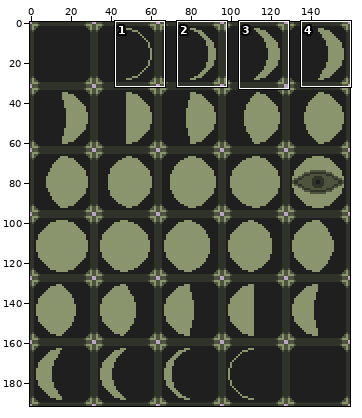
Two versions of one pixel-art file, Assets/Resources/Sprite/Moon.aseprite. Above: a wide view before the commit, with the close-up outlined.
Close-up. Earlier state:
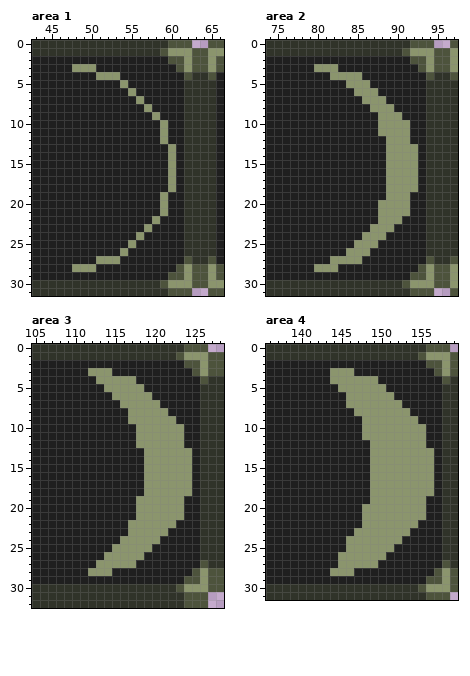
160x192 pixels, 1 frame. Shown: area 1: x 43..66, y 0..31; area 2: x 74..97, y 0..31; area 3: x 105..128, y 0..32; area 4: x 136..159, y 0..31. The commit also changed other parts of the picture, which this record leaves out.
Once edited:
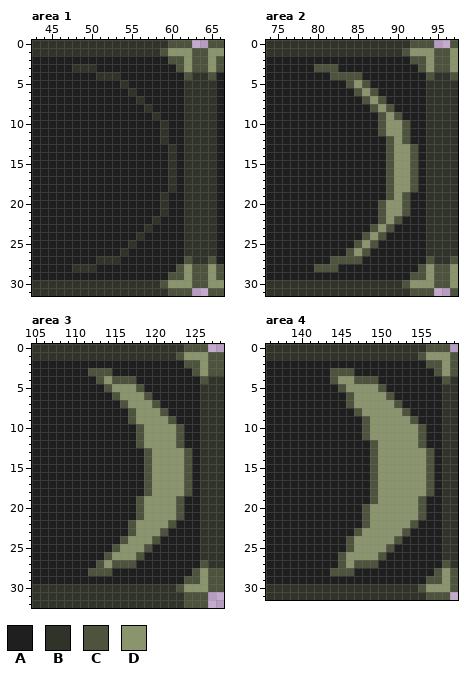
Palette (. is transparent): A #1f1f1f  B #303329  C #4d533c  D #8b956d
From old to new:
Changed rows in their new state; - is an unchanged pixel.
Area 1, layer "Layer 1":
first column x 48:
 3 BBB----------
 4 ---BBB-------
 5 ------B------
 6 -------B-----
 7 --------B----
 8 ---------B---
 9 ----------B--
10 -----------B-
11 -----------B-
12 -----------B-
13 ------------B
14 ------------B
15 ------------B
16 ------------B
17 ------------B
18 ------------B
19 -----------B-
20 -----------B-
21 -----------B-
22 ----------B--
23 ---------B---
24 --------B----
25 -------B-----
26 ------B------
27 ---BBB-------
28 BBB----------
Area 2, layer "Layer 1":
first column x 80:
 3 CCC----------
 4 --CCCC-------
 5 ----C-C------
 6 -----C-C-----
 7 ------C-C----
 8 -------C-C---
 9 --------C-C--
10 --------C--C-
11 --------C--C-
12 ---------C-C-
13 ---------C--C
14 ---------C--C
15 ---------C--C
16 ---------C--C
17 ---------C--C
18 ---------C--C
19 ---------C-C-
20 --------C--C-
21 --------C--C-
22 --------C-C--
23 -------C-C---
24 ------C-C----
25 -----C-C-----
26 ----C-C------
27 --CCCC-------
28 CCC----------
Area 3, layer "Layer 1":
first column x 112:
 3 CCC----------
 4 -C-CCC-------
 5 --C---C------
 6 ---C---C-----
 7 ----C---C----
 8 -----C---C---
 9 -----C----C--
10 ------C----C-
11 ------C----C-
12 ------C----C-
13 -------C----C
14 -------C----C
15 -------C----C
16 -------C----C
17 -------C----C
18 -------C----C
19 ------C----C-
20 ------C----C-
21 ------C----C-
22 -----C----C--
23 -----C---C---
24 ----C---C----
25 ---C---C-----
26 --C---C------
27 -C-CCC-------
28 CCC----------
Area 4, layer "Layer 1":
first column x 144:
 3 CCC----------
 4 C--CCC-------
 5 -C----C------
 6 --C----C-----
 7 --C-----C----
 8 ---C-----C---
 9 ----C-----C--
10 ----C------C-
11 ----C------C-
12 -----C-----C-
13 -----C------C
14 -----C------C
15 -----C------C
16 -----C------C
17 -----C------C
18 -----C------C
19 -----C-----C-
20 ----C------C-
21 ----C------C-
22 ----C-----C--
23 ---C-----C---
24 --C-----C----
25 --C----C-----
26 -C----C------
27 -C-CCC-------
28 CCC----------
Where, in picture pixels (left, top, right, bottom), the same in both close-ups:
changed: (72, 64, 176, 272)
changed: (314, 64, 418, 272)
changed: (88, 368, 192, 576)
changed: (330, 368, 434, 576)
